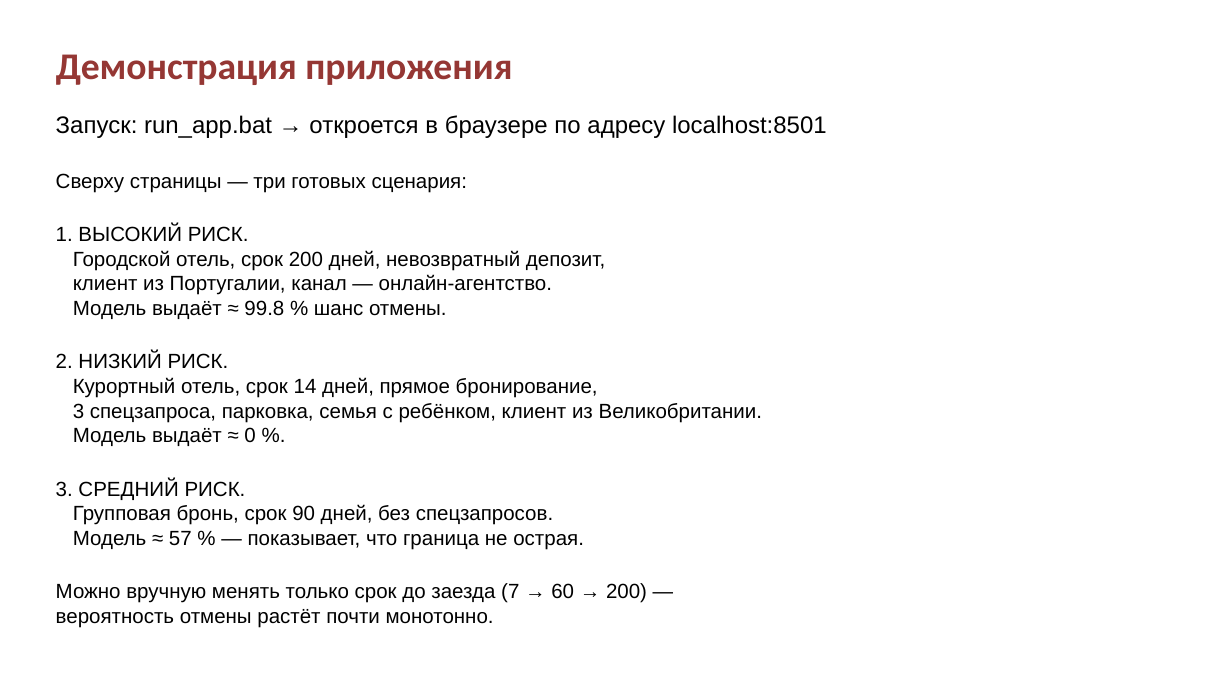
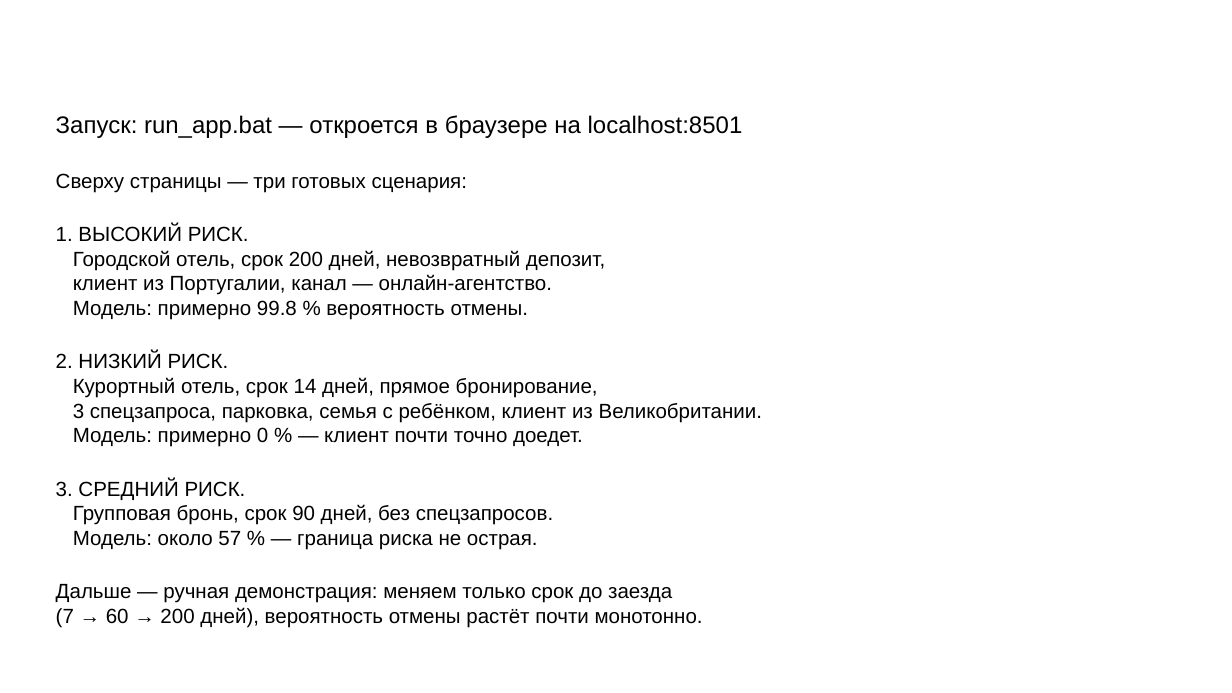
Before and after one commit to vitasha10/spbu2-project-sem2-ai, a slide deck: slide 12 of docs/presentation.pptx. Drawn at 1232x693 pixels with LibreOffice and Linux fonts; fonts in the diff are those of the drawing; background and template pictures are left out. Boxes give left, top, right and bottom in pixels: in the first picture for what was removed or moved away, otherwise in the second. Text is boxed around its words. In the diff, an @@ line names an element or a change of style, - is before the commit and + after.

Commit message:
tune presentation: charts, titles, text

```diff
--- a/docs/presentation.pptx
+++ b/docs/presentation.pptx
@@ title removed at bbox=[56, 54, 512, 85] @@
-Демонстрация приложения
@@ text at bbox=[56, 115, 743, 138]: text changed @@
-Запуск: run_app.bat → откроется в браузере по адресу localhost:8501
+Запуск: run_app.bat — откроется в браузере на localhost:8501
@@ text at bbox=[73, 300, 529, 320]: text changed @@
-Модель выдаёт ≈ 99.8 % шанс отмены.
+Модель: примерно 99.8 % вероятность отмены.
@@ text at bbox=[73, 427, 583, 447]: text changed @@
-Модель выдаёт ≈ 0 %.
+Модель: примерно 0 % — клиент почти точно доедет.
@@ text at bbox=[56, 531, 703, 628]: text changed @@
-Модель ≈ 57 % — показывает, что граница не острая.
-Можно вручную менять только срок до заезда (7 → 60 → 200) —
-вероятность отмены растёт почти монотонно.
+Модель: около 57 % — граница риска не острая.
+Дальше — ручная демонстрация: меняем только срок до заезда
+(7 → 60 → 200 дней), вероятность отмены растёт почти монотонно.
```
Also in this commit, not shown: 13 other slides changed, 6 other files.
